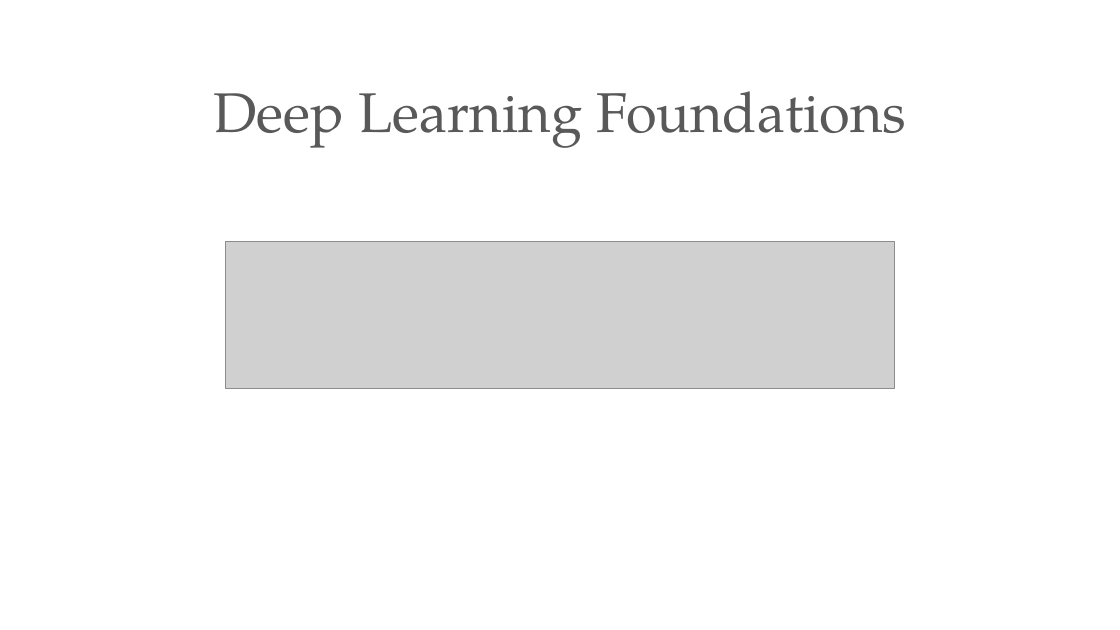
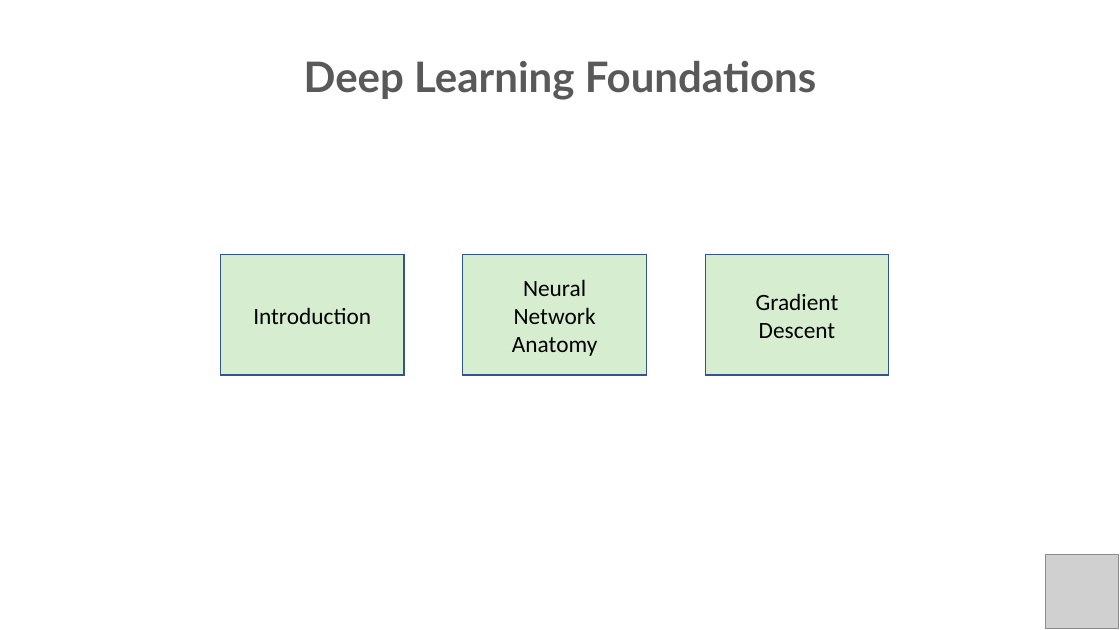
Before and after one commit to PracticumAI/deep_learning, a slide deck: slide 2 of presentations/01_deep_learn_intro.pptx (slide 3 before the commit). Drawn at 1120x630 pixels with LibreOffice and Linux fonts; fonts in the diff are those of the drawing; grey boxes stand for pictures. Boxes give left, top, right and bottom in pixels: in the first picture for what was removed or moved away, otherwise in the second. Text is boxed around its words. In the diff, an @@ line names an element or a change of style, - is before the commit and + after.

```diff
--- a/presentations/01_deep_learn_intro.pptx
+++ b/presentations/01_deep_learn_intro.pptx
@@ text "Deep Learning Foundations": place and size @@
-text "Deep Learning Foundations" at [213,91,906,148]
+text "Deep Learning Foundations" at [304,61,816,100]
@@ text "Deep Learning Foundations" at [304,61,816,100]: size 48 to 36 pt, font TeX Gyre Pagella to Lato, bold on @@
@@ rectangle added at [221,255,405,375], fill #D6EECF, outline #325491 1 pt, 20 pt, text #000000 @@
+Introduction
@@ picture removed at [226,242,895,388] @@
@@ rectangle added at [463,255,647,375], fill #D6EECF, outline #325491 1 pt, 20 pt, text #000000 @@
+Neural
+Network
+Anatomy
@@ rectangle added at [706,255,890,375], fill #D6EECF, outline #325491 1 pt, 20 pt, text #000000 @@
+Gradient
+Descent
@@ picture added at [1045,555,1119,629] @@
```
Also in this commit, not shown: 15 other slides changed, 2 slides added, 6 slides removed, 3 other files.
